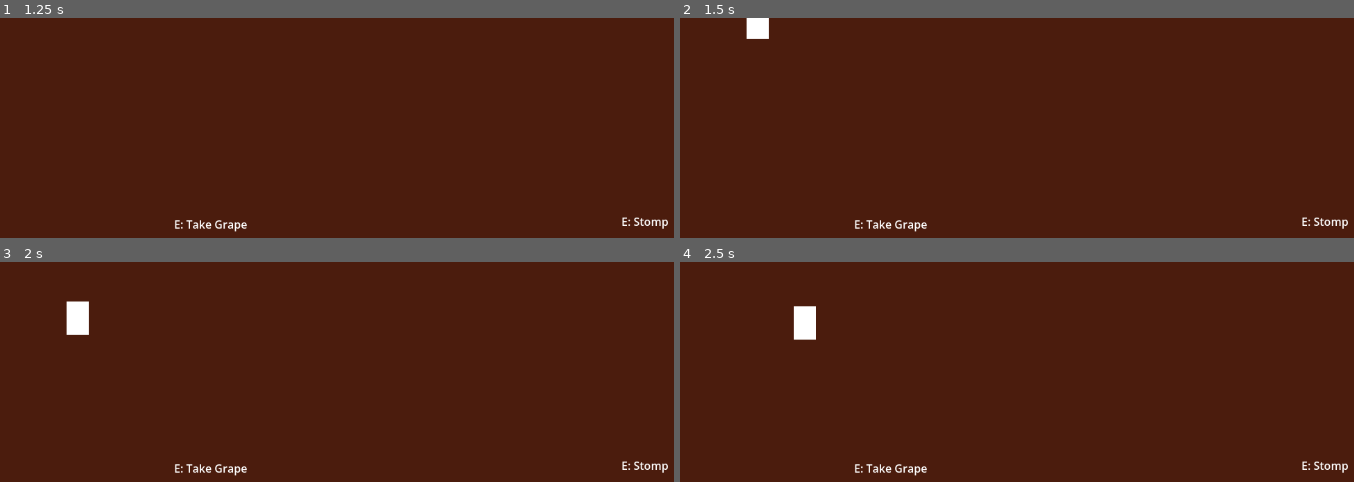
Above: before the commit, frames 1-4 (two rows, left to right).
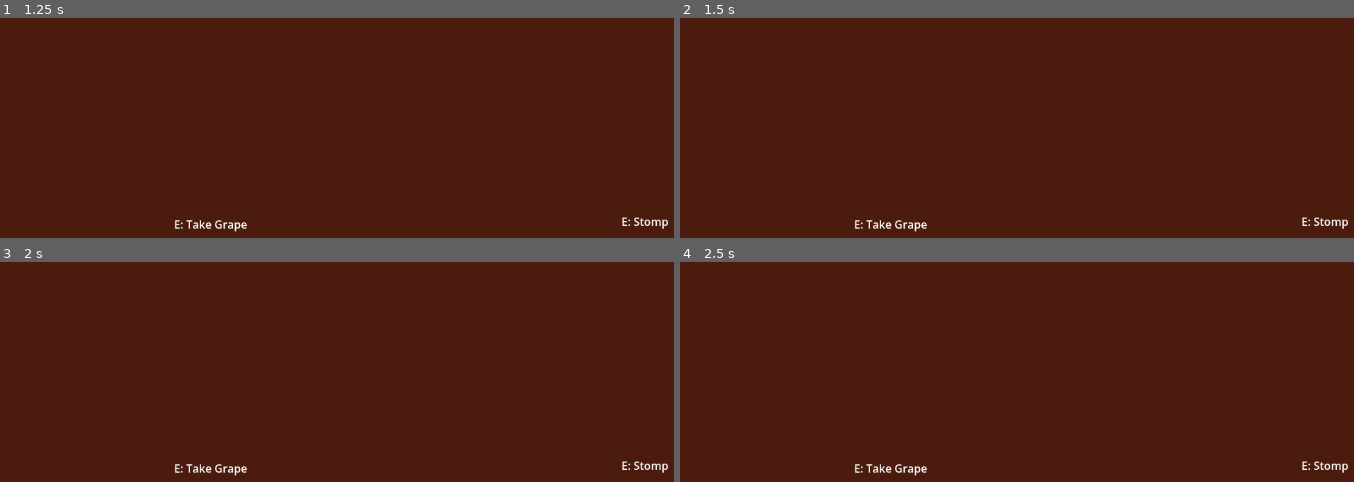
Above: after the commit, the same moments.

Repository: 2tanza/HyadesGameJam
Game: Godot game, scene res://scenes/levels/level_01_grape_juice/room_cellar.tscn
The game is run twice, just before and just after one commit, with the same random seed, the same clock (stepped at 60 frames per second) and the same inputs. This scene is started directly instead of the project's main scene.
Inputs (mouse positions are in pixels of both pictures, inside the frame that each line leads up to):
- Up to frame 1 (1.25 s): tap Enter (ui_accept) at 0.5, 0.77 s; move the mouse to (572, 220) at 0.52 s; hold Right (ui_right) from 0.53 s (still down); click (572, 220) at 0.67 s
- Up to frame 2 (1.5 s): tap Enter (ui_accept) at 1.25 s; move the mouse to (outside the picture) at 1.27 s; release Right (ui_right) at 1.28 s; hold Down (ui_down) from 1.28 s (still down)
- Up to frame 3 (2 s): keep holding Down (ui_down); tap Enter (ui_accept) at 1.52 s
- Up to frame 4 (2.5 s): move the mouse to (1158, 387) at 2.02 s; release Down (ui_down) at 2.03 s; hold Right (ui_right) from 2.03 s (still down)

Frame 1 is identical in both runs. In frame 2, 0.3% of the frame differs, in the area x 9-14%, y 0-10%; in frame 3, 0.5%, in the area x 9-14%, y 17-34%; in frame 4, 0.5%.
Error before the commit: Invalid assignment of property or key 'visible' with value of type 'bool' on a base object of type 'null instance'. (res://scripts/RoomCellar.gd:12)

Commit message:
bottle appears

Diff:
--- a/hyades/scenes/levels/level_01_grape_juice/level_01_grape_juice.tscn
+++ b/hyades/scenes/levels/level_01_grape_juice/level_01_grape_juice.tscn
@@ -2,11 +2,10 @@
 
 [ext_resource type="Script" uid="uid://gvbo4r0i4v0d" path="res://scripts/Level01GrapeJuice.gd" id="1_v10r1"]
 [ext_resource type="PackedScene" uid="uid://cnxdbj3yxx20t" path="res://scenes/ui/dialogue_box.tscn" id="2_otljq"]
-[ext_resource type="Resource" uid="uid://0ycc7kxho0j0" path="res://resources/levels/level_01_data.tres" id="2_scc42"]
+[ext_resource type="PackedScene" uid="uid://cyx6w664l6ida" path="res://scenes/characters/player.tscn" id="3_otljq"]
 
 [node name="Level01GrapeJuice" type="Node" unique_id=1855296380]
 script = ExtResource("1_v10r1")
-level_data = ExtResource("2_scc42")
 
 [node name="DialogueBox" parent="." unique_id=164211968 instance=ExtResource("2_otljq")]
 offset_left = 198.0
@@ -15,3 +14,5 @@
 offset_bottom = 221.0
 
 [node name="RoomContainer" type="Node2D" parent="." unique_id=2015495662]
+
+[node name="Player" parent="." unique_id=921543997 instance=ExtResource("3_otljq")]
--- a/hyades/scenes/levels/level_01_grape_juice/room_cabin.tscn
+++ b/hyades/scenes/levels/level_01_grape_juice/room_cabin.tscn
@@ -1,6 +1,5 @@
 [gd_scene format=3 uid="uid://c8406pfc76hkv"]
 
-[ext_resource type="PackedScene" uid="uid://cyx6w664l6ida" path="res://scenes/characters/player.tscn" id="1_rbq2e"]
 [ext_resource type="Script" uid="uid://cvm5hphcy4cor" path="res://scripts/RoomCabin.gd" id="1_x75we"]
 [ext_resource type="Script" uid="uid://efv8u7iqb187" path="res://scripts/DoorToCellar.gd" id="2_x75we"]
 
@@ -35,4 +34,5 @@
 offset_bottom = 51.0
 text = "E: Enter Cellar"
 
-[node name="Player" parent="." unique_id=444148113 instance=ExtResource("1_rbq2e")]
+[node name="SpawnPoint" type="Node2D" parent="." unique_id=1719281803]
+position = Vector2(397, 218)
--- a/hyades/scenes/levels/level_01_grape_juice/room_cellar.tscn
+++ b/hyades/scenes/levels/level_01_grape_juice/room_cellar.tscn
@@ -1,9 +1,9 @@
 [gd_scene format=3 uid="uid://cm6lik7xfe725"]
 
-[ext_resource type="PackedScene" uid="uid://cyx6w664l6ida" path="res://scenes/characters/player.tscn" id="1_3qwxw"]
 [ext_resource type="Script" uid="uid://cmveesh7r37fv" path="res://scripts/RoomCellar.gd" id="1_kp413"]
 [ext_resource type="Script" uid="uid://dr71vvqvuc5k8" path="res://scripts/GrapeShelf.gd" id="2_c4m8k"]
 [ext_resource type="Script" uid="uid://neh0qosp6drn" path="res://scripts/StompingVat.gd" id="3_83eg8"]
+[ext_resource type="Texture2D" uid="uid://dc6hu8pmr72y" path="res://Assets/sprites/item_bottle.png" id="4_ct5hl"]
 [ext_resource type="Script" uid="uid://cjp4x5wp11siq" path="res://scripts/BottlePickup.gd" id="5_ct5hl"]
 
 [sub_resource type="RectangleShape2D" id="RectangleShape2D_83eg8"]
@@ -13,7 +13,7 @@
 size = Vector2(80, 80)
 
 [sub_resource type="CircleShape2D" id="CircleShape2D_l63go"]
-radius = 30.0
+radius = 46.010868
 
 [node name="RoomCellar" type="Node2D" unique_id=210012392]
 script = ExtResource("1_kp413")
@@ -23,12 +23,11 @@
 offset_bottom = 720.0
 color = Color(0.2922787, 0.1105446, 0.05078826, 1)
 
-[node name="Player" parent="." unique_id=444148113 instance=ExtResource("1_3qwxw")]
-
-[node name="GrapeShelf" type="Area2D" parent="." unique_id=1029761343]
+[node name="GrapeShelf" type="Area2D" parent="." unique_id=1029761343 node_paths=PackedStringArray("label")]
 collision_layer = 2
 collision_mask = 0
 script = ExtResource("2_c4m8k")
+label = NodePath("Label")
 
 [node name="CollisionShape2D" type="CollisionShape2D" parent="GrapeShelf" unique_id=1947353209]
 position = Vector2(300, 360)
@@ -41,10 +40,11 @@
 offset_bottom = 309.0
 text = "E: Take Grape"
 
-[node name="StompingVat" type="Area2D" parent="." unique_id=1365943784]
+[node name="StompingVat" type="Area2D" parent="." unique_id=1365943784 node_paths=PackedStringArray("label")]
 collision_layer = 2
 collision_mask = 0
 script = ExtResource("3_83eg8")
+label = NodePath("Label")
 
 [node name="CollisionShape2D" type="CollisionShape2D" parent="StompingVat" unique_id=1749519030]
 position = Vector2(930, 360)
@@ -57,13 +57,18 @@
 offset_bottom = 305.0
 text = "E: Stomp"
 
-[node name="Sprite2D" type="Sprite2D" parent="." unique_id=2014749940]
+[node name="JuiceBottle" type="Sprite2D" parent="." unique_id=2014749940]
+position = Vector2(787, 359)
+texture = ExtResource("4_ct5hl")
 
 [node name="BottlePickup" type="Area2D" parent="." unique_id=1204367204]
 collision_layer = 2
-collision_mask = 0
+collision_mask = 2
 script = ExtResource("5_ct5hl")
 
 [node name="CollisionShape2D" type="CollisionShape2D" parent="BottlePickup" unique_id=249986991]
-position = Vector2(891, 358)
+position = Vector2(788, 355)
 shape = SubResource("CircleShape2D_l63go")
+
+[node name="SpawnPoint" type="Node2D" parent="." unique_id=441047122]
+position = Vector2(206, 114)
--- a/hyades/scripts/Level01GrapeJuice.gd
+++ b/hyades/scripts/Level01GrapeJuice.gd
@@ -1,21 +1,19 @@
 extends Node
 
-# level_data is now set via receive_level_data() from GameManager — NOT via .tscn export.
-# Do NOT assign level_data in the Inspector or .tscn file.
 var level_data: LevelData = null
 
 const ROOM_CABIN = preload("res://scenes/levels/level_01_grape_juice/room_cabin.tscn")
 const ROOM_CELLAR = preload("res://scenes/levels/level_01_grape_juice/room_cellar.tscn")
 
 @onready var room_container: Node2D = $RoomContainer
+@onready var player: Player = $Player
 
 var current_room = null
 
 func _ready() -> void:
-	# Nothing here — we wait for GameManager to call receive_level_data()
 	pass
 
-# Called by GameManager after scene load. This replaces the old export + _on_ready_deferred pattern.
+# Called by GameManager after scene load
 func receive_level_data(data: LevelData) -> void:
 	level_data = data
 	print("Level01 received level_data: ", level_data.display_name)
@@ -23,7 +21,6 @@
 	if level_data.problem_dialogue != "":
 		$DialogueBox.show_dialogue(level_data.problem_dialogue)
 	else:
-		# No dialogue — go straight to the first room
 		load_room(ROOM_CABIN)
 
 func _on_dialogue_dismissed() -> void:
@@ -34,16 +31,34 @@
 		current_room.queue_free()
 	current_room = room_scene.instantiate()
 	room_container.add_child(current_room)
-	# Connect door signal directly from the DoorToCellar node
+
+	# Move the persistent player to the room's spawn point
+	var spawn = current_room.get_node_or_null("SpawnPoint")
+	if spawn:
+		player.position = spawn.position
+	else:
+		push_warning("No SpawnPoint found in room: " + room_scene.resource_path)
+
+	# Connect cellar door if present
 	var door = current_room.get_node_or_null("DoorToCellar")
 	if door:
 		door.door_used.connect(_on_go_to_cellar)
+
+	# Connect back door if present
+	var back_door = current_room.get_node_or_null("CellarToRoom")
+	if back_door:
+		back_door.go_to_cabin.connect(_on_go_to_cabin)
+
+	# Connect level finish signal if present
 	if current_room.has_signal("level_finished"):
 		current_room.level_finished.connect(_on_level_finished)
 
 func _on_go_to_cellar() -> void:
 	load_room(ROOM_CELLAR)
 
+func _on_go_to_cabin() -> void:
+	load_room(ROOM_CABIN)
+
 func _on_level_finished() -> void:
 	var gm = get_node("/root/GameManager")
 	gm.complete_level(level_data.reward_item)
--- a/hyades/scripts/RoomCabin.gd
+++ b/hyades/scripts/RoomCabin.gd
@@ -1,14 +1,7 @@
 extends Node2D
 
-signal go_to_cellar
-
-@onready var door: Area2D = $DoorToCellar
-@onready var player: Player = $Player
+# No Player node in this scene — Player lives in Level01GrapeJuice and persists between rooms.
+# There must be a Node2D called SpawnPoint in this scene to set where the player appears.
 
 func _ready() -> void:
-	door.door_used.connect(_on_door_used)
-	# Spawn player at starting position
-	player.position = Vector2(640, 400)
-
-func _on_door_used() -> void:
-	emit_signal("go_to_cellar")
+	pass
--- a/hyades/scripts/RoomCellar.gd
+++ b/hyades/scripts/RoomCellar.gd
@@ -1,25 +1,24 @@
 extends Node2D
+
+# No Player node in this scene — Player lives in Level01GrapeJuice and persists between rooms.
+# There must be a Node2D called SpawnPoint in this scene to set where the player appears.
 
 signal level_finished
 
-@onready var shelf: Area2D = $GrapeShelf
-@onready var vat: Area2D = $StompingVat
+@onready var grape_shelf: Area2D = $GrapeShelf
+@onready var stomping_vat: Area2D = $StompingVat
 @onready var juice_bottle: Sprite2D = $JuiceBottle
-@onready var player: Player = $Player
+@onready var bottle_pickup: Area2D = $BottlePickup
 
 func _ready() -> void:
-	vat.grapes_stomped.connect(_on_grapes_stomped)
+	stomping_vat.grapes_stomped.connect(_on_grapes_stomped)
 	juice_bottle.visible = false
-	$BottlePickup.visible = false
-	$BottlePickup.bottle_picked_up.connect(_on_bottle_picked_up)
-	player.position = Vector2(640, 150)
+	bottle_pickup.visible = false
+	bottle_pickup.bottle_picked_up.connect(_on_bottle_picked_up)
 
 func _on_grapes_stomped() -> void:
-	# Show the bottle
 	juice_bottle.visible = true
-	vat.label.text = "Grape juice ready!"
-	# Make bottle interactable
-	var bottle_pickup = $BottlePickup
+	stomping_vat.label.text = "Grape juice ready!"
 	bottle_pickup.visible = true
 
 func _on_bottle_picked_up() -> void:
